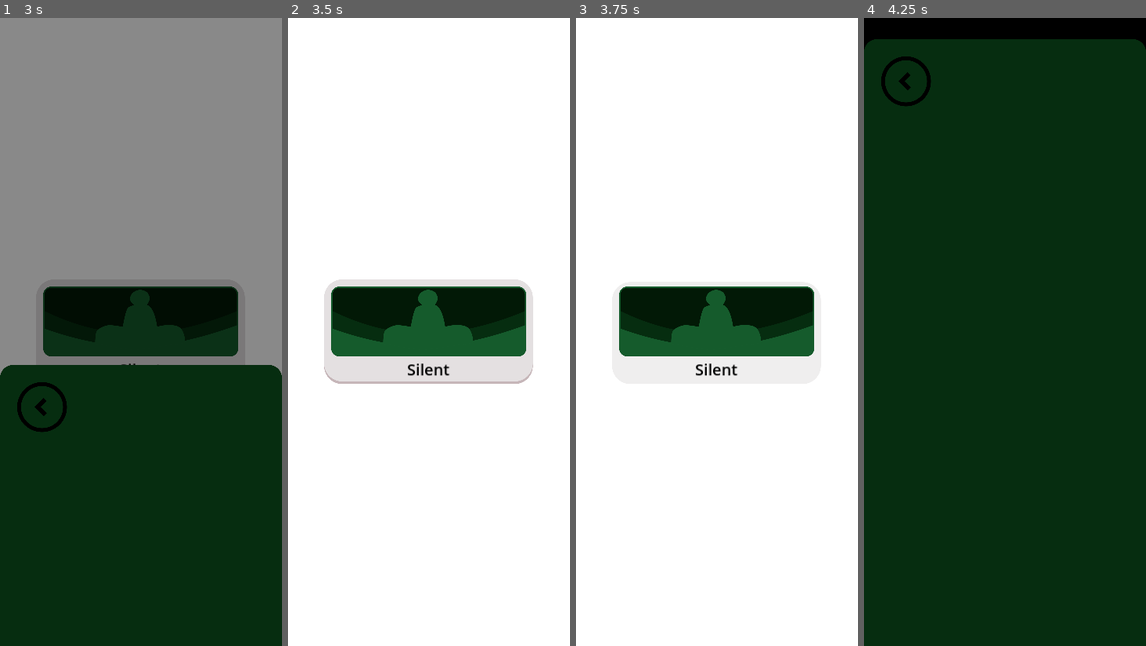
Above: before the commit, frames 1-4 (left to right).
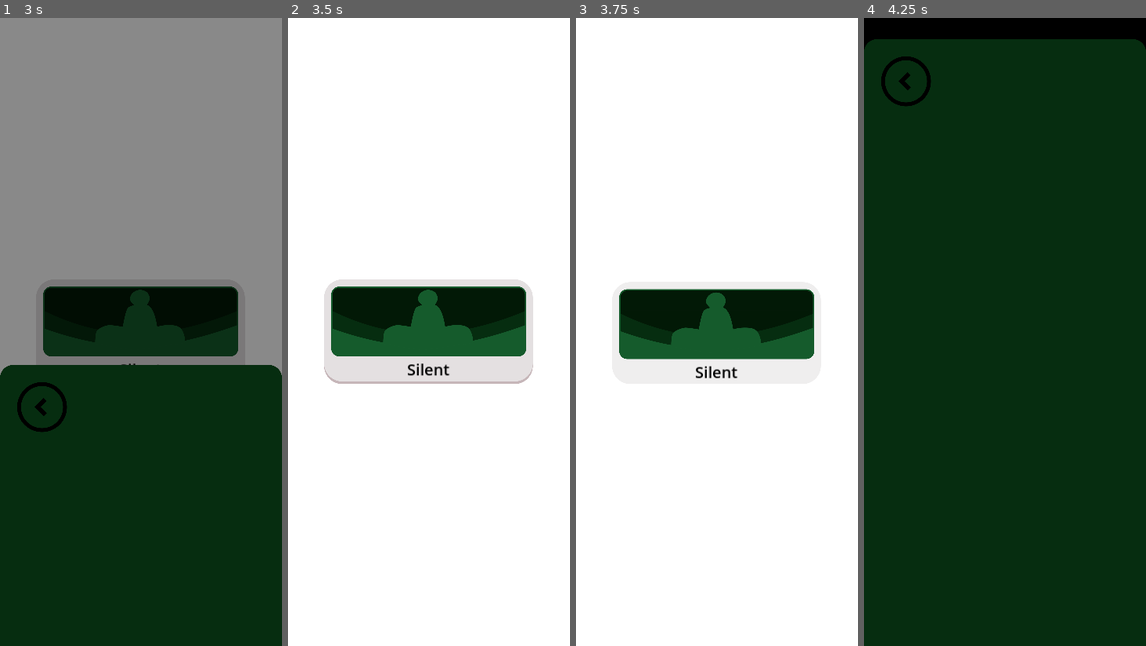
Above: after the commit, the same moments.

Repository: JeppeLindberg/Meditation_Timer
Game: Godot game, scene res://scenes/main_scene.tscn
Same seed, same stepped clock (60 frames per second), same inputs: the game is played once before the commit and once after it.
Inputs (mouse positions are in pixels of both pictures, inside the frame that each line leads up to):
- Up to frame 1 (3 s): click "Silent" at 0.5 s; click "Silent" at 1.25 s; click "Silent" at 2 s; click (42, 80) at 2.75 s
- Up to frame 2 (3.5 s): no input
- Up to frame 3 (3.75 s): tap Enter at 3.5 s; move the mouse to (779, 300) at 3.52 s; click (779, 300) at 3.67 s
- Up to frame 4 (4.25 s): no input

Frames 1-2 are identical in both runs. In frame 3, 1.3% of the frame differs, in the area x 15-85%, y 42-58%; in frame 4, nothing differs.

Commit message:
fix hover, button press feedback

Diff:
--- a/scenes/main_scene.tscn
+++ b/scenes/main_scene.tscn
@@ -26,10 +26,10 @@
 move_curve = SubResource("Curve_wefxq")
 
 [node name="blackout" type="ColorRect" parent="meditation_menu"]
-offset_left = -1164.0
-offset_top = -2769.0
-offset_right = 2221.0
-offset_bottom = 2961.0
+offset_left = -1255.0
+offset_top = -3374.0
+offset_right = 2130.0
+offset_bottom = 2356.0
 color = Color(0, 0, 0, 0)
 
 [node name="background" type="TextureRect" parent="meditation_menu"]
--- a/scripts/back_button.gd
+++ b/scripts/back_button.gd
@@ -3,15 +3,17 @@
 var _scene_paths := preload("res://scripts/library/scene_paths.gd").new()
 
 var _meditation_menu
+var _main_scene
 
 var _prev_button_pressed = false
 
 func start():
+	_main_scene = get_node(_scene_paths.MAIN_SCENE)
 	_meditation_menu = get_node(_scene_paths.MEDITATION_MENU)
 
 func _process(_delta):
 	if _prev_button_pressed == true and button_pressed == false:
-		if is_hovered():
+		if _main_scene.is_hovering(self):
 			_button_pressed()
 
 	_prev_button_pressed = button_pressed
--- a/scripts/main_scene.gd
+++ b/scripts/main_scene.gd
@@ -1,11 +1,11 @@
 extends Node2D
 
+var _cursor_pos = Vector2.ZERO
 
 
 func _ready():
 	_start_node(self)
 	get_node("under_top_panel_anchor")
-
 
 func _start_node(node):
 	if node.has_method("start"):
@@ -14,9 +14,22 @@
 	for child in node.get_children():
 		_start_node(child)
 
+func _input(event):
+	if event is InputEventMouse or \
+		event is InputEventScreenTouch:
+		_cursor_pos = event.position
 
 func seconds():
 	return float(Time.get_ticks_msec()) / 1000.0
 
 func make_clickable(node):
 	node.move_to_front()
+
+func is_hovering(node):
+	if node is Control:
+		return _cursor_pos.x >= node.global_position.x and \
+			node.global_position.x + node.size.x >= _cursor_pos.x and \
+			_cursor_pos.y >= node.global_position.y and \
+			node.global_position.y + node.size.y >= _cursor_pos.y
+
+	return false
--- a/scripts/subject_button.gd
+++ b/scripts/subject_button.gd
@@ -7,6 +7,8 @@
 
 var _panel: NinePatchRect
 var _other_nodes
+var _other_nodes_pos
+var _main_scene
 var _main_menu
 var _meditation_menu
 
@@ -20,6 +22,10 @@
 		if _other_nodes[i] == _panel:
 			_other_nodes.pop_at(i)
 			break
+	_other_nodes_pos = []
+	for i in range(len(_other_nodes)):
+		_other_nodes_pos.append(_other_nodes[i].position)
+	_main_scene = get_node(_scene_paths.MAIN_SCENE)
 	_main_menu = get_node(_scene_paths.MAIN_MENU)
 	_meditation_menu = get_node(_scene_paths.MEDITATION_MENU)
 
@@ -27,9 +33,15 @@
 func _process(_delta):
 	if _prev_button_pressed == false and button_pressed == true and _main_menu.active:
 		_panel.texture = pressed_panel_texture
+		for i in range(len(_other_nodes_pos)):
+			_other_nodes[i].position = _other_nodes_pos[i] + Vector2.DOWN * 10
+
 	if _prev_button_pressed == true and button_pressed == false:
 		_panel.texture = unpressed_panel_texture
-		if is_hovered():
+		for i in range(len(_other_nodes_pos)):
+			_other_nodes[i].position = _other_nodes_pos[i]
+
+		if _main_scene.is_hovering(self):
 			_button_pressed()
 
 	_prev_button_pressed = button_pressed
